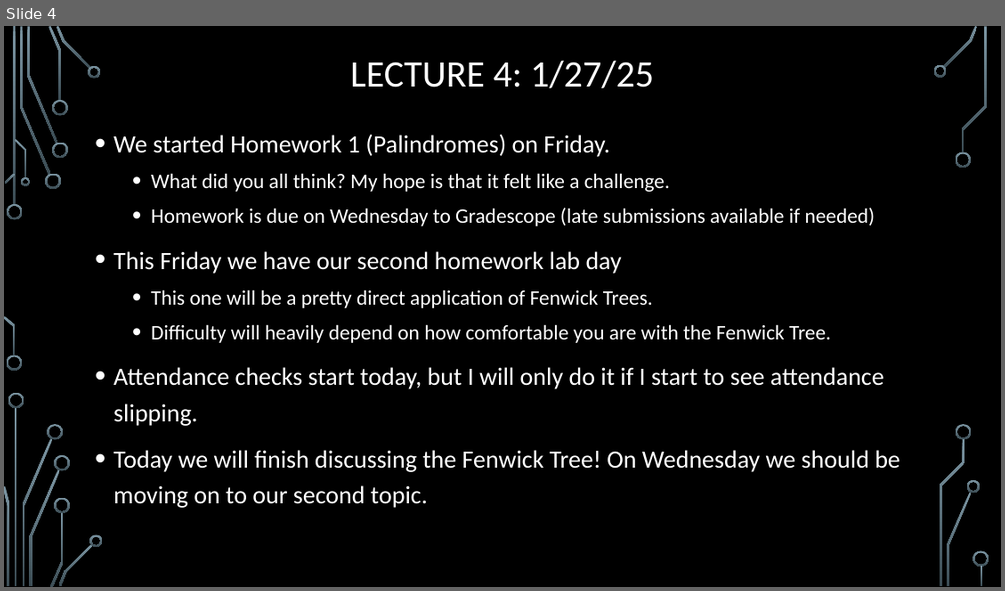
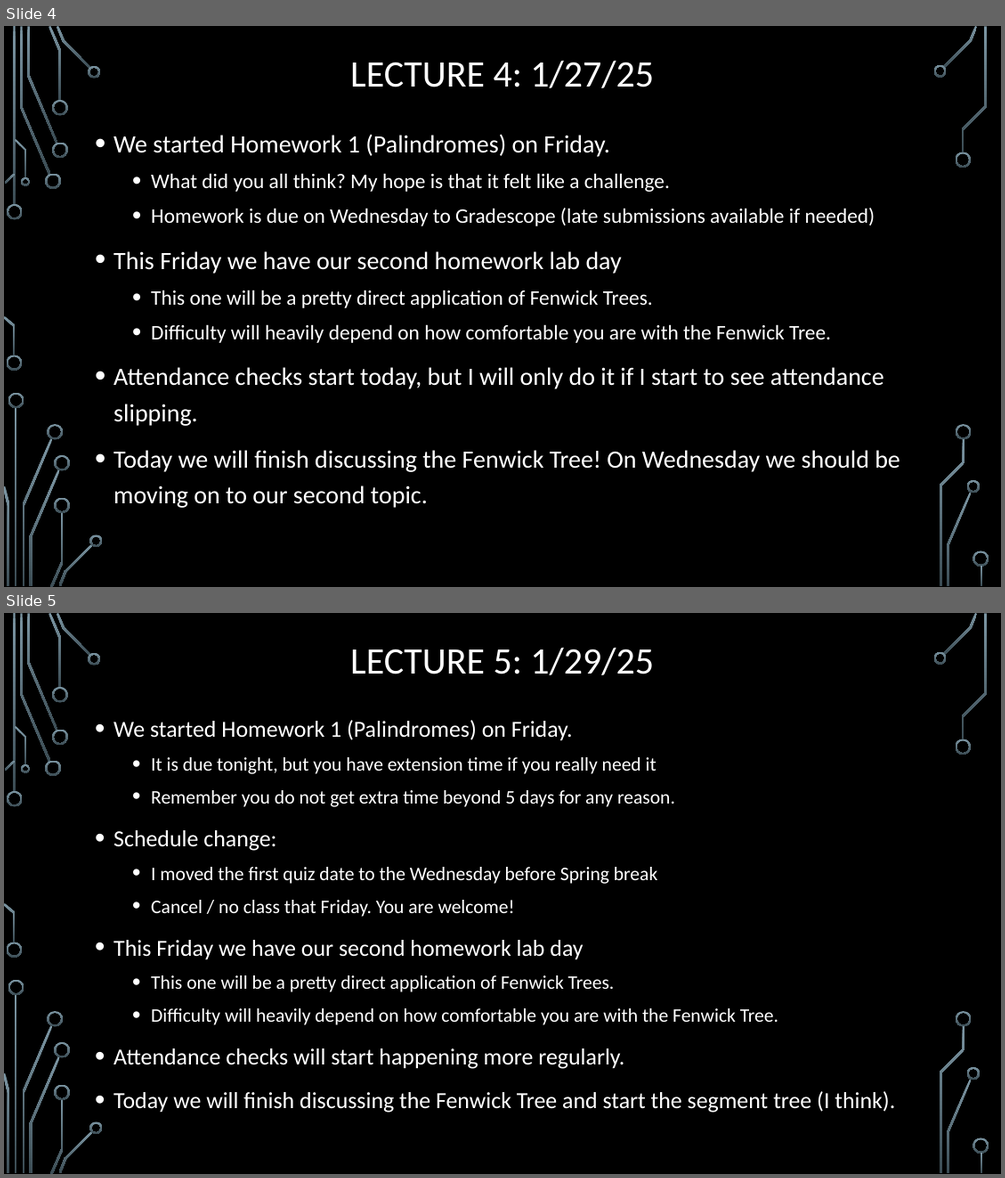
Before and after one commit to janiceeguo/advAlgo, a slide deck: slides/00-DailyAnnouncements.pptx. Shown one above the other, each under a label of ours: slide 4 before the commit, slides 4 and 5 after it. The pictures are 1005x591 and 1005x1178 pixels, drawn with LibreOffice and Linux fonts; fonts in the diff are those of the drawing; background and template pictures are left out. Boxes give left, top, right and bottom in pixels: in the first picture for what was removed or moved away, otherwise in the second. Text is boxed around its words. In the diff, an @@ line names an element or a change of style, - is before the commit and + after.

```diff
--- a/slides/00-DailyAnnouncements.pptx
+++ b/slides/00-DailyAnnouncements.pptx
@@ slide 5 added at [4,613,1001,1174], background picture (left out); not listed: 36 template elements that a slide beside it also shows @@
@@ title added at [350,648,654,675], 36 pt, text #FFFFFF @@
+LECTURE 5: 1/29/25
@@ text added at [113,720,895,1112], 18.5 pt, text #FFFFFF @@
+• We started Homework 1 (Palindromes) on Friday.
+  • It is due tonight, but you have extension time if you really need it
+  • Remember you do not get extra time beyond 5 days for any reason.
+• Schedule change:
+  • I moved the first quiz date to the Wednesday before Spring break
+  • Cancel / no class that Friday. You are welcome!
+• This Friday we have our second homework lab day
+  • This one will be a pretty direct application of Fenwick Trees.
+  • Difficulty will heavily depend on how comfortable you are with the Fenwick Tree.
+• Attendance checks will start happening more regularly.
+• Today we will finish discussing the Fenwick Tree and start the segment tree (I think).
```
Also in this commit, not shown: 2 other files.
